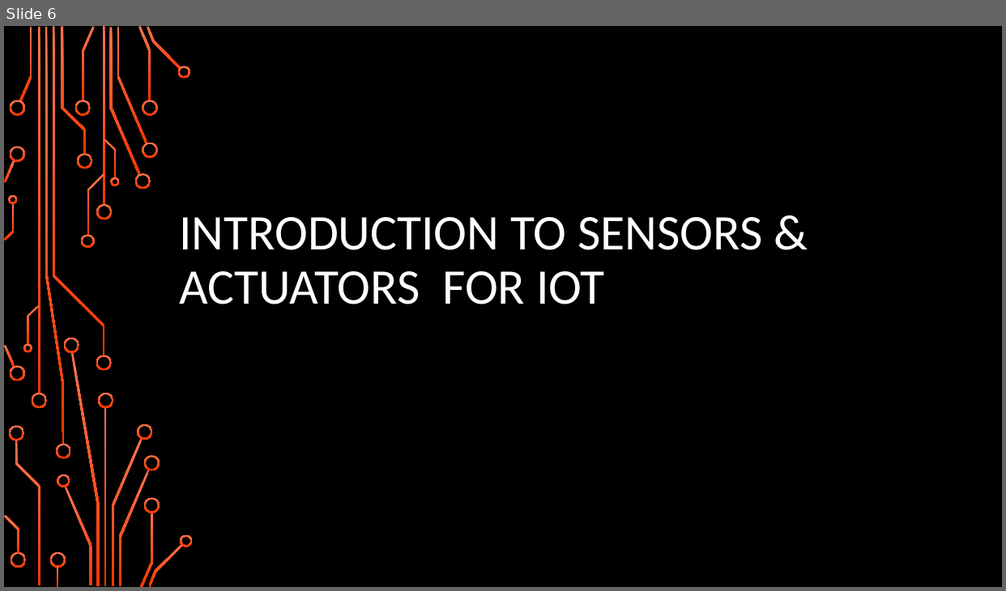
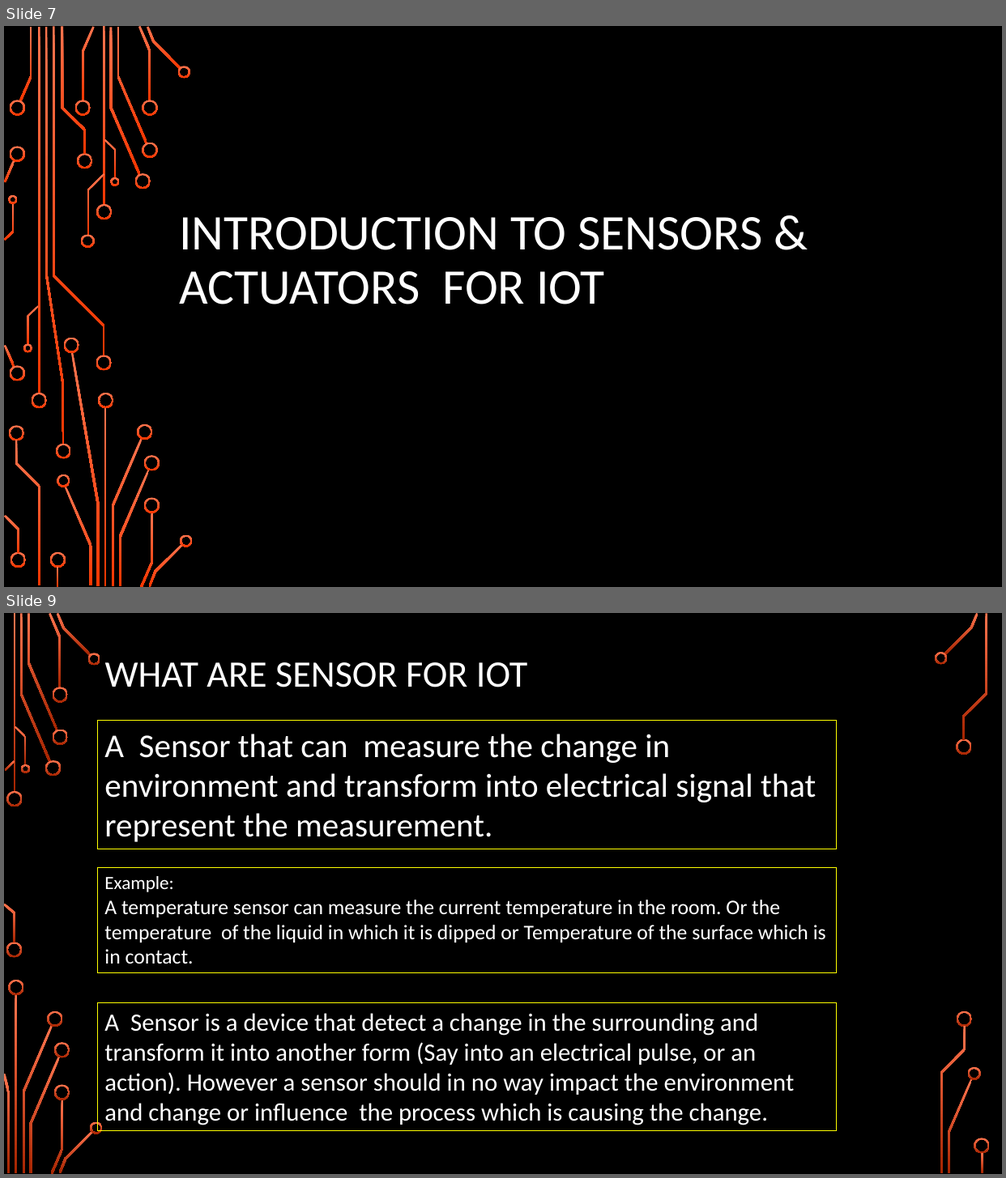
Before and after one commit to girishsukukumar/IoTWorkshop, a slide deck: Module-2.pptx. Shown one above the other, each under a label of ours: slide 6 before the commit, slides 7 and 9 after it; the slides between them are not shown. The pictures are 1006x591 and 1006x1178 pixels, drawn with LibreOffice and Linux fonts; fonts in the diff are those of the drawing; background and template pictures are left out. Boxes give left, top, right and bottom in pixels: in the first picture for what was removed or moved away, otherwise in the second. Text is boxed around its words. In the diff, an @@ line names an element or a change of style, - is before the commit and + after.

```diff
--- a/Module-2.pptx
+++ b/Module-2.pptx
@@ slide 9 added at <box>4,613,1002,1174</box>, background picture (left out) @@
@@ title added at <box>105,662,527,688</box>, 36 pt, text #FFFFFF @@
+WHAT ARE SENSOR FOR IOT
@@ rectangle added at <box>98,720,837,849</box>, outline #FFFF00 0.75 pt, 32 pt, text #FFFFFF @@
+A Sensor that can measure the change in environment and transform into electrical signal that represent the measurement.
@@ rectangle added at <box>98,867,837,973</box>, outline #FFFF00 0.75 pt, 20 pt, text #FFFFFF @@
+Example:
+A temperature sensor can measure the current temperature in the room. Or the temperature of the liquid in which it is dipped or Temperature of the surface which is in contact.
@@ rectangle added at <box>98,1003,837,1131</box>, outline #FFFF00 0.75 pt, 24 pt, text #FFFFFF @@
+A Sensor is a device that detect a change in the surrounding and transform it into another form (Say into an electrical pulse, or an action). However a sensor should in no way impact the environment and change or influence the process which is causing the change.
@@ group added at <box>4,613,990,1174</box>: 33 freeform shapes, 3 rectangles @@
@@ what was slide 6 is now slide 7 @@
```
Also in this commit, not shown: 6 slides changed, 16 other slides added.
